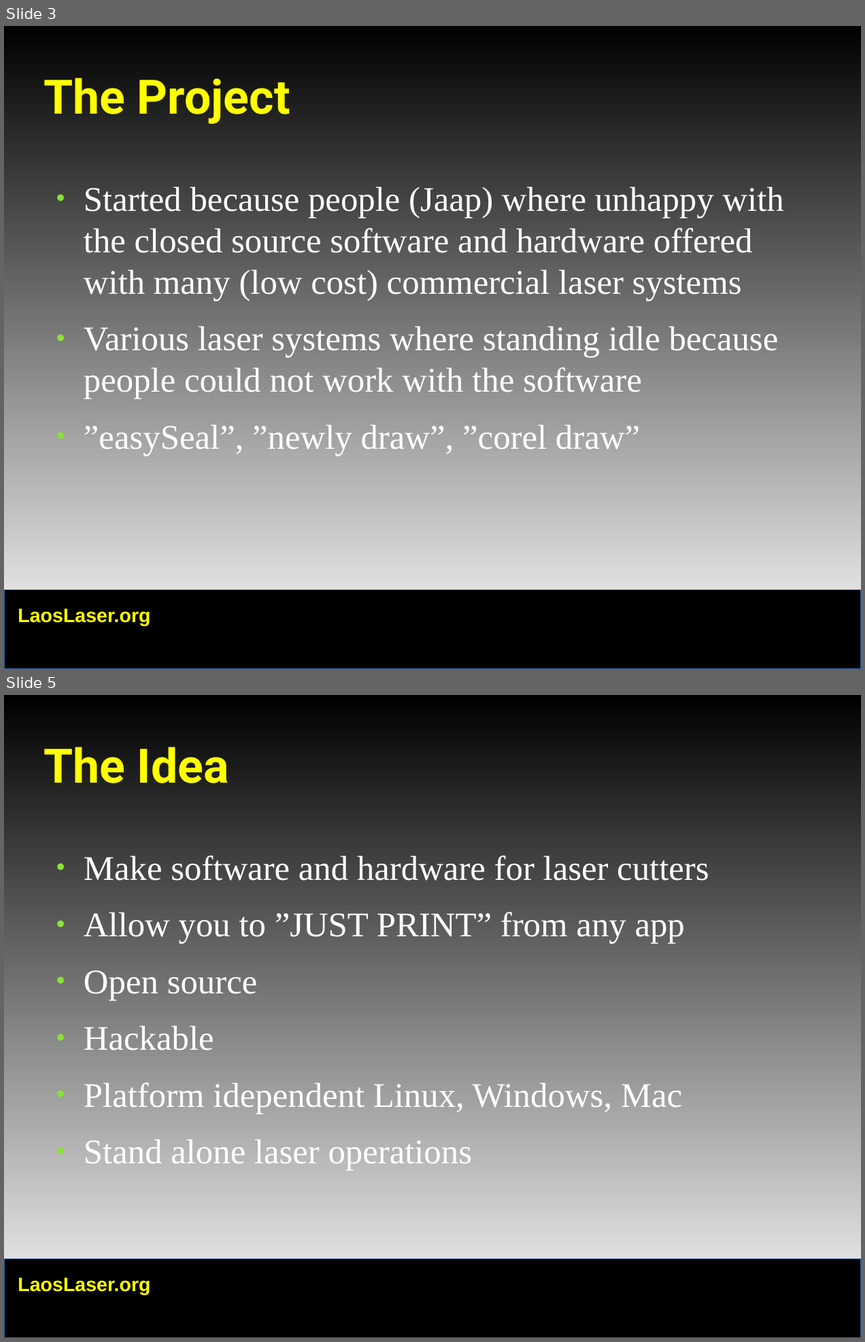
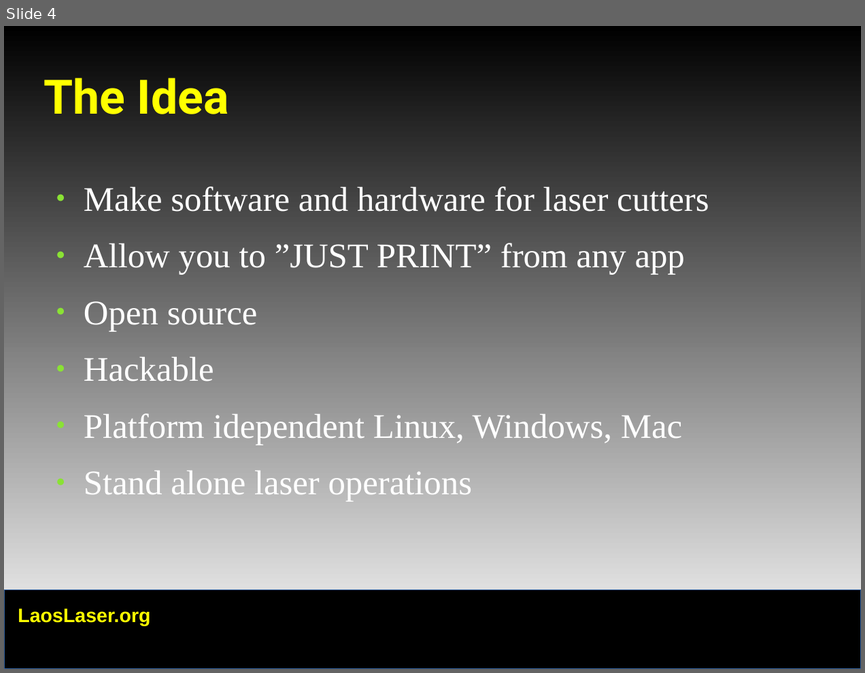
Before and after one commit to LaosLaser/Documentation, a slide deck: ccc-presentation.odp. Shown one above the other, each under a label of ours: slides 3 and 5 before the commit, slide 4 after it; the slides between them are not shown. The pictures are 865x1342 and 865x673 pixels, drawn with LibreOffice and Linux fonts; fonts in the diff are those of the drawing; background and template pictures are left out. Boxes give left, top, right and bottom in pixels: in the first picture for what was removed or moved away, otherwise in the second. Text is boxed around its words. In the diff, an @@ line names an element or a change of style, - is before the commit and + after.

```diff
--- a/ccc-presentation.odp
+++ b/ccc-presentation.odp
@@ slide 3 removed at (4,26,861,669), background gradient #000000 to #FFFFFF; not listed: 2 template elements that a slide beside it also shows @@
@@ title removed at (44,78,290,124) @@
-The Project
@@ text removed at (84,186,783,456) @@
-● Started because people (Jaap) where unhappy with the closed source software and hardware offered with many (low cost) commercial laser systems
-● Various laser systems where standing idle because people could not work with the software
-● ”easySeal”, ”newly draw”, ”corel draw”
@@ what was slide 5 is now slide 4 @@
```
Also in this commit, not shown: 7 slides changed, 4 slides added, 2 other slides removed.
